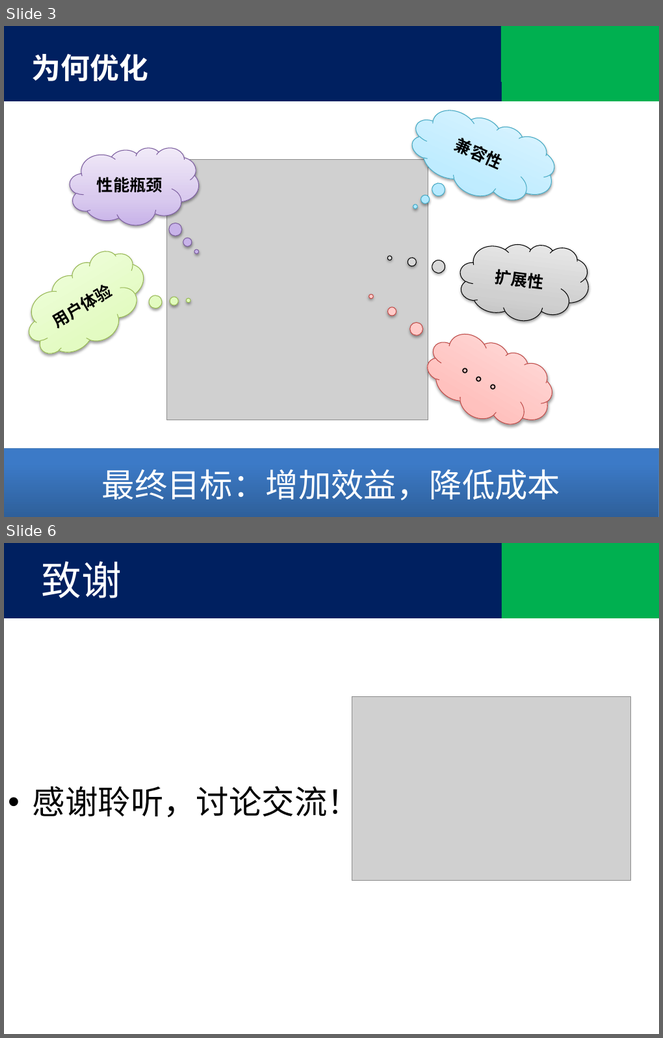
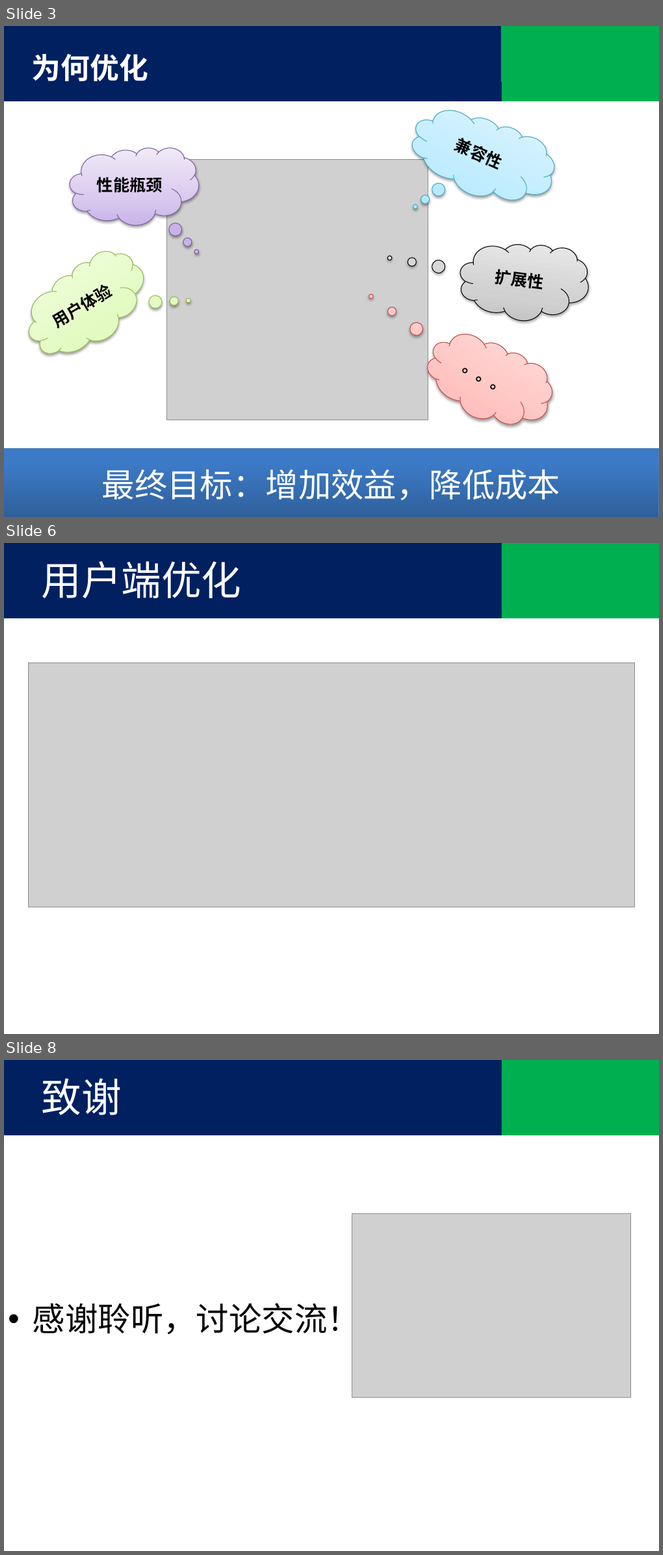
Before and after one commit to tjx222/javatrain, a slide deck: 前端优化.pptx. Shown one above the other, each under a label of ours: slides 3 and 6 before the commit, slides 3, 6 and 8 after it; the slides between them are not shown. The pictures are 663x1038 and 663x1555 pixels, drawn with LibreOffice and Linux fonts; fonts in the diff are those of the drawing; grey boxes stand for pictures; background and template pictures are left out. Boxes give left, top, right and bottom in pixels: in the first picture for what was removed or moved away, otherwise in the second. Text is boxed around its words. In the diff, an @@ line names an element or a change of style, - is before the commit and + after.

```diff
--- a/前端优化.pptx
+++ b/前端优化.pptx
@@ slide 6 added at (4,543,659,1034), background #FFFFFF @@
@@ rectangle added at (4,543,502,618), fill #002060 @@
@@ text added at (42,561,242,598), 44 pt, text #FFFFFF @@
+用户端优化
@@ rectangle added at (502,543,659,618), fill #00B050 @@
@@ picture added at (28,663,635,907) @@
@@ what was slide 6 is now slide 8 @@
```
Also in this commit, not shown: 3 slides changed, 2 other slides added.
